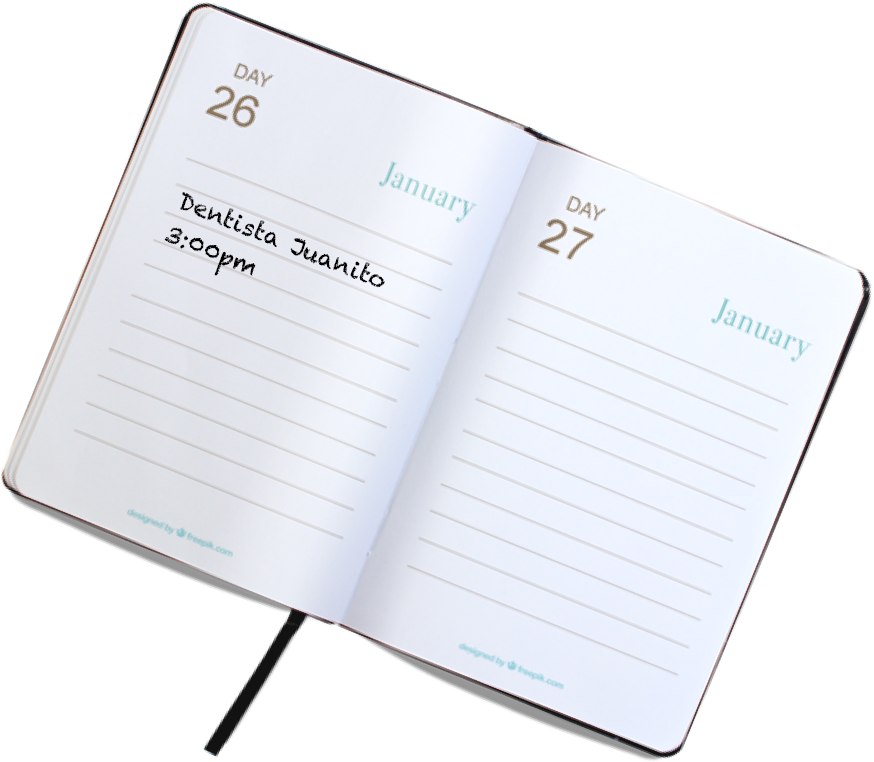
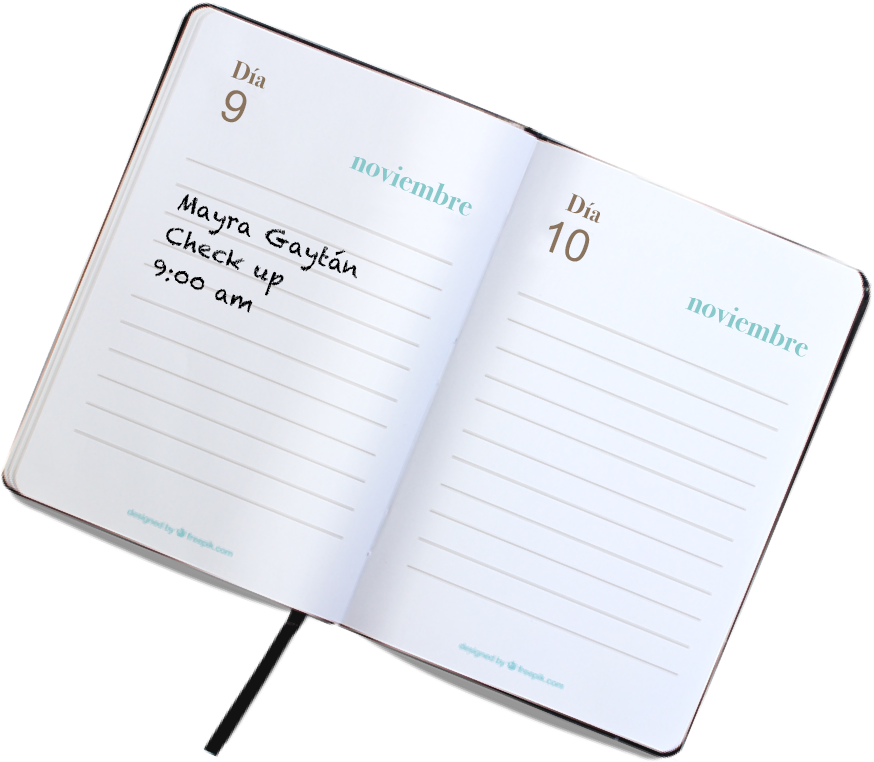
Revision of a layered 874px x 762px image; what changed, layer by layer:
added layer "Día" (1st of 2) above "10" over [565, 193, 600, 223]
added layer "10" above "9" over [548, 221, 590, 262]
added layer "9" above "Día" over [221, 90, 247, 123]
added layer "Día" (2nd of 2) above "noviembre copia" over [230, 60, 266, 89]
added layer "noviembre copia" above "noviembre" over [685, 297, 808, 357]
added layer "noviembre" above "Mayra Gaytán Check up 9:00 am" over [349, 156, 472, 216]
renamed "Dentista Juanito 3:00pm" to "Mayra Gaytán Check up 9:00 am", painted on it over [154, 192, 385, 313]
added layer "Capa 0 copia" above "Capa 0" over [154, 56, 818, 367]
hid "Capa 0" over [154, 56, 818, 367]
